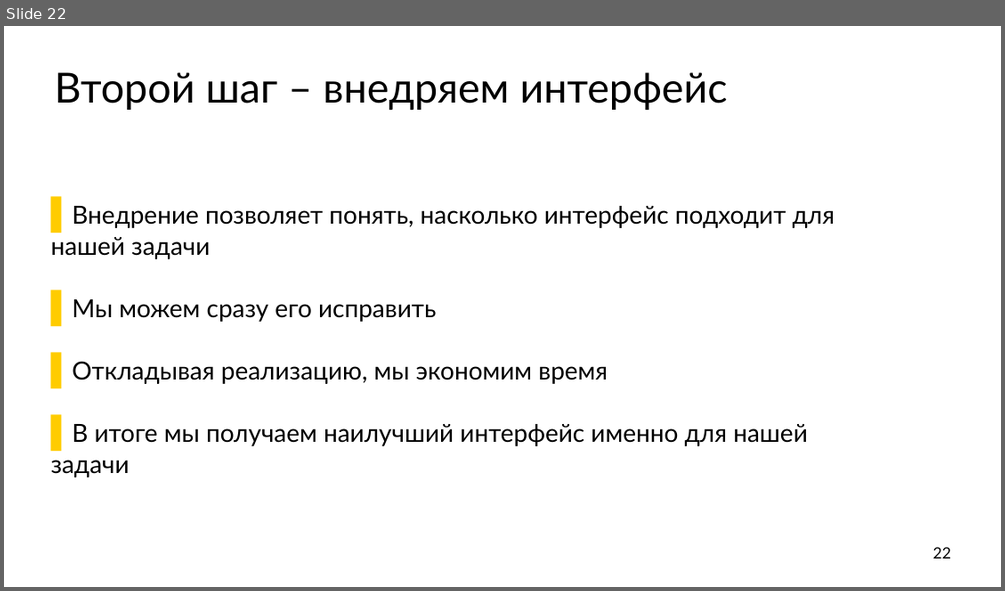
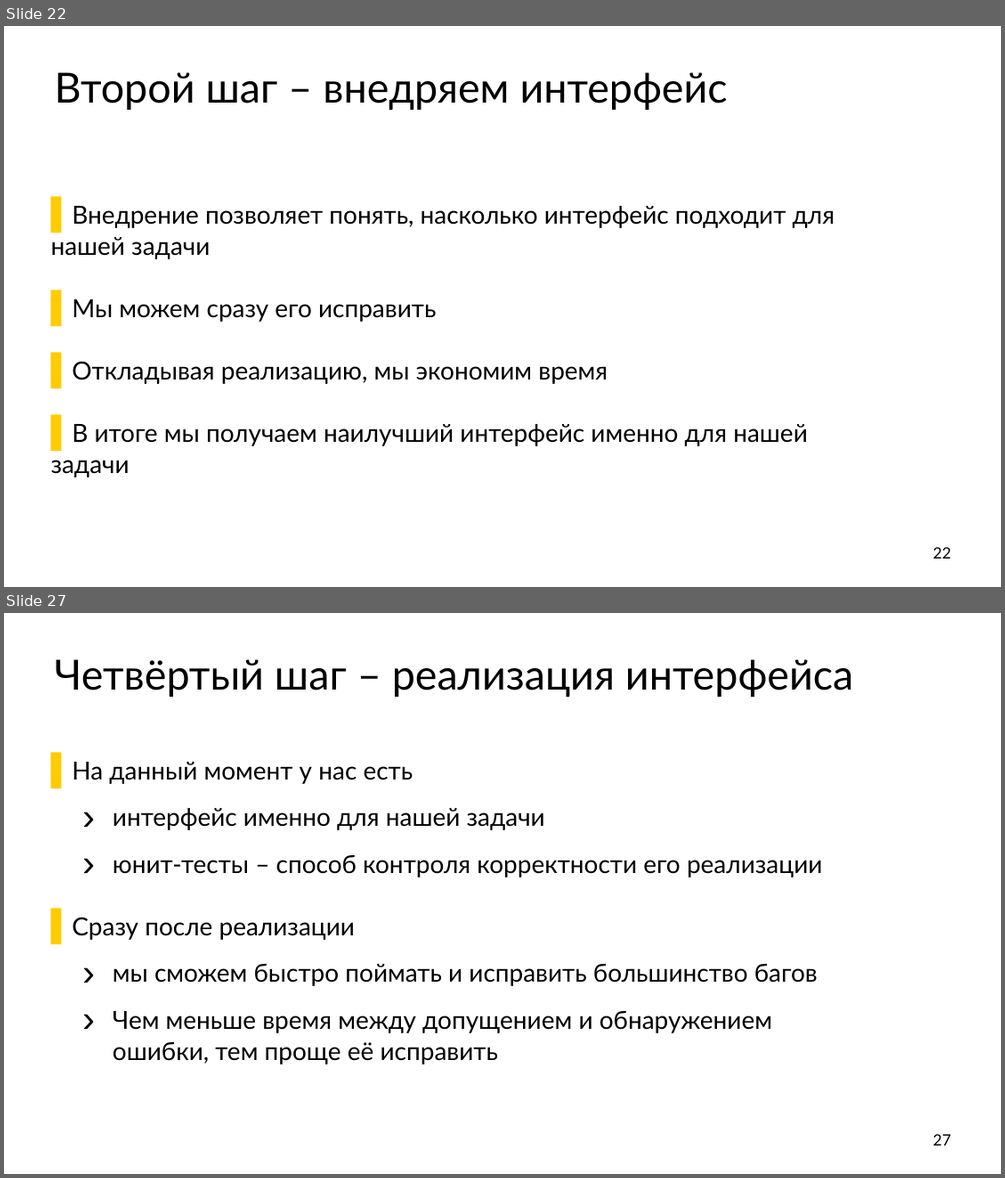
Before and after one commit to ishfb/secr2017, a slide deck: slides.pptx. Shown one above the other, each under a label of ours: slide 22 before the commit, slides 22 and 27 after it; the slides between them are not shown. The pictures are 1005x591 and 1005x1178 pixels, drawn with LibreOffice and Linux fonts; fonts in the diff are those of the drawing. Boxes give left, top, right and bottom in pixels: in the first picture for what was removed or moved away, otherwise in the second. Text is boxed around its words. In the diff, an @@ line names an element or a change of style, - is before the commit and + after.

```diff
--- a/slides.pptx
+++ b/slides.pptx
@@ slide 27 added at (x1=4, y1=613, x2=1001, y2=1174), background #FFFFFF @@
@@ title added at (x1=55, y1=659, x2=853, y2=697), 80 pt, text #000000 @@
+Четвёртый шаг – реализация интерфейса
@@ text added at (x1=72, y1=762, x2=822, y2=1064), 48 pt, text #000000 @@
+  ▌ На данный момент у нас есть
+    › интерфейс именно для нашей задачи
+    › юнит-тесты – способ контроля корректности его реализации
+  ▌ Сразу после реализации
+    › мы сможем быстро поймать и исправить большинство багов
+    › Чем меньше время между допущением и обнаружением ошибки, тем проще её исправить
@@ page number added at (x1=933, y1=1134, x2=951, y2=1145), 30 pt, text #000000 @@
+27
```
Also in this commit, not shown: 2 slides changed, 11 other slides added, 1 slide removed, 1 other file.
